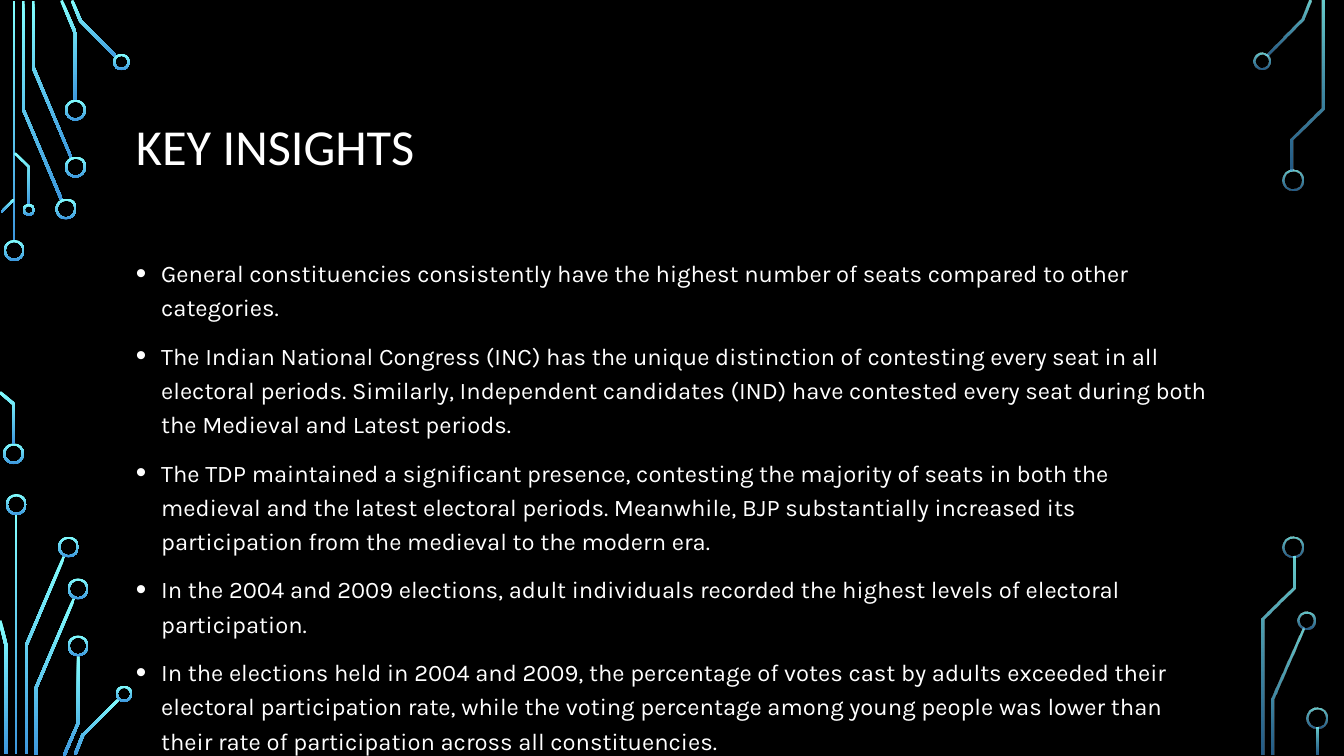
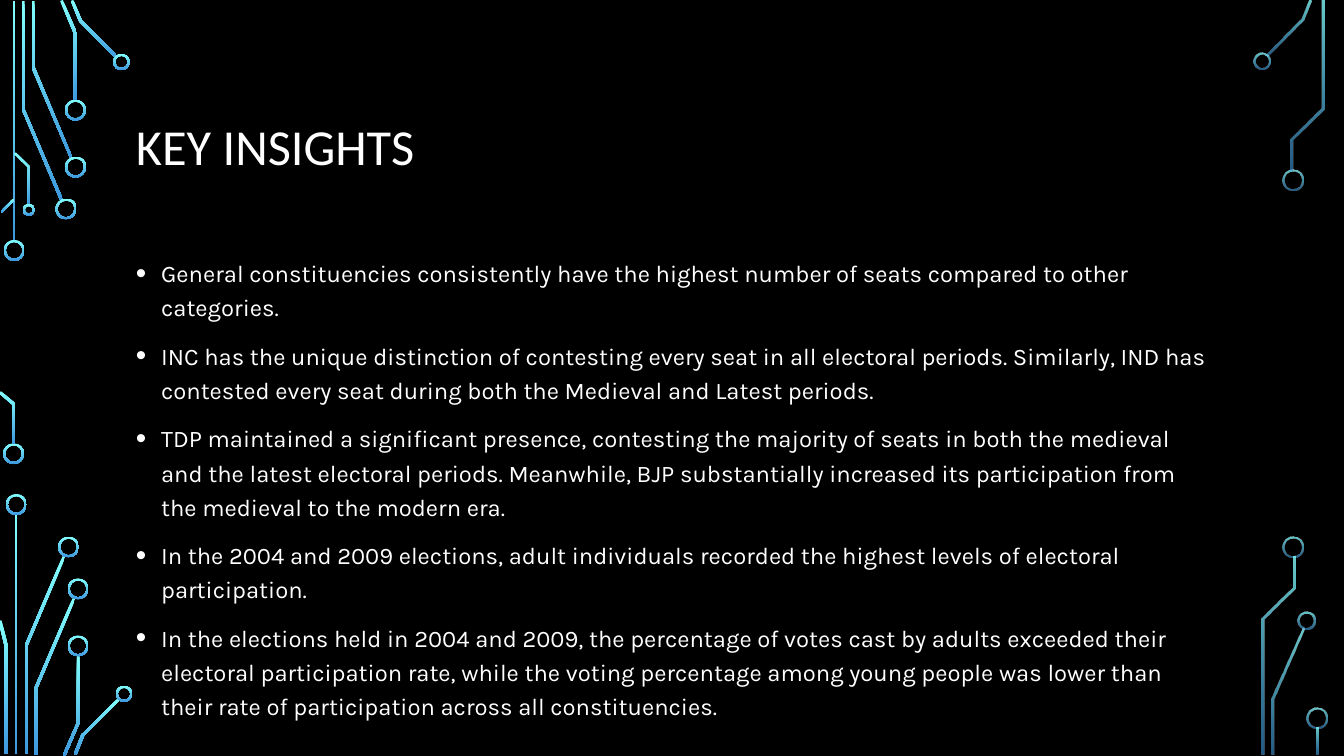
Before and after one commit to Skyler-18/Excel-Election_Data_Analysis, a slide deck: slide 3 of Report of Project.pptx. Drawn at 1344x756 pixels with LibreOffice and Linux fonts; fonts in the diff are those of the drawing; background and template pictures are left out. Boxes give left, top, right and bottom in pixels: in the first picture for what was removed or moved away, otherwise in the second. Text is boxed around its words. In the diff, an @@ line names an element or a change of style, - is before the commit and + after.

```diff
--- a/Report of Project.pptx
+++ b/Report of Project.pptx
@@ text at [161,348,1205,517]: text changed @@
-• The Indian National Congress (INC) has the unique distinction of contesting every seat in all electoral periods. Similarly, Independent candidates (IND) have contested every seat during both the Medieval and Latest periods.
-• The TDP maintained a significant presence, contesting the majority of seats in both the medieval and the latest electoral periods. Meanwhile, BJP substantially increased its participation from the medieval to the modern era.
+• INC has the unique distinction of contesting every seat in all electoral periods. Similarly, IND has contested every seat during both the Medieval and Latest periods.
+• TDP maintained a significant presence, contesting the majority of seats in both the medieval and the latest electoral periods. Meanwhile, BJP substantially increased its participation from the medieval to the modern era.
```
Also in this commit, not shown: 2 other slides changed.
